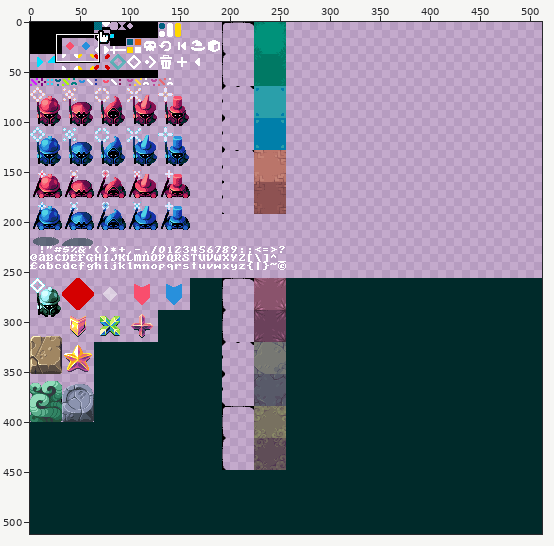
Sprite sheet -- static/png/atlas.png. Above: a wide view before the commit, with the close-up outlined.
Close-up. As it was:
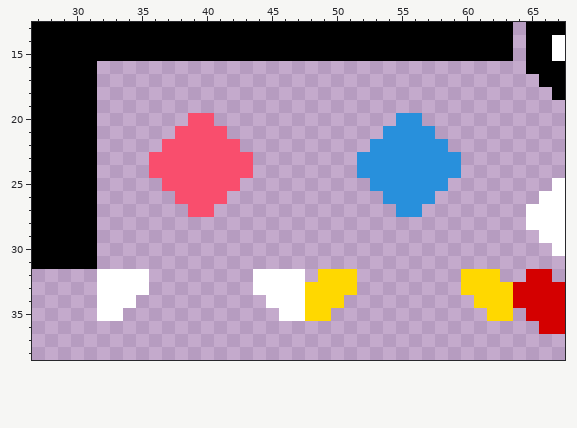
The file is 512x512 pixels. Colours within 5 levels of each other are drawn and written as one. Shown: x 27..67, y 13..38.
After the commit:
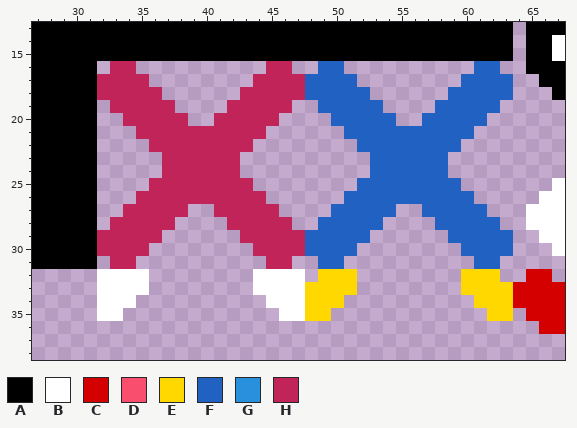
Palette (. is transparent): A #000000  B #ffffff  C #d40000  D #f94e6d  E #ffd800  F #2061c2  G #2890dc  H #c12458
Edits made:
@@ x 27..67 @@
 15 AAAAAAAAAAAAAAAAAAAAAAAAAAAAAAAAAAAAA.AAB
-16 AAAAA.................................AAA
-17 AAAAA..................................AA
-18 AAAAA...................................A
-19 AAAAA....................................
-20 AAAAA.......DD..............GG...........
-21 AAAAA......DDDD............GGGG..........
-22 AAAAA.....DDDDDD..........GGGGGG.........
-23 AAAAA....DDDDDDDD........GGGGGGGG........
-24 AAAAA....DDDDDDDD........GGGGGGGG........
-25 AAAAA.....DDDDDD..........GGGGGG........B
-26 AAAAA......DDDD............GGGG........BB
-27 AAAAA.......DD..............GG........BBB
-28 AAAAA.................................BBB
-29 AAAAA..................................BB
-30 AAAAA...................................B
-31 AAAAA....................................
+16 AAAAA.HH..........HH..FF..........FF..AAA
+17 AAAAAHHHH........HHHHFFFF........FFFF..AA
+18 AAAAAHHHHH......HHHHHFFFFF......FFFFF...A
+19 AAAAA.HHHHH....HHHHH..FFFFF....FFFFF.....
+20 AAAAA..HHHHH..HHHHH....FFFFF..FFFFF......
+21 AAAAA...HHHHHHHHHH......FFFFFFFFFF.......
+22 AAAAA....HHHHHHHH........FFFFFFFF........
+23 AAAAA.....HHHHHH..........FFFFFF.........
+24 AAAAA.....HHHHHH..........FFFFFF.........
+25 AAAAA....HHHHHHHH........FFFFFFFF.......B
+26 AAAAA...HHHHHHHHHH......FFFFFFFFFF.....BB
+27 AAAAA..HHHHH..HHHHH....FFFFF..FFFFF...BBB
+28 AAAAA.HHHHH....HHHHH..FFFFF....FFFFF..BBB
+29 AAAAAHHHHH......HHHHHFFFFF......FFFFF..BB
+30 AAAAAHHHH........HHHHFFFF........FFFF...B
+31 AAAAA.HH..........HH..FF..........FF.....
 32 .....BBBB........BBBB.EEE........EEE..CC.
Boxes around the changes in both close-ups, in picture pixels (x1, y1, x2, y2):
changed: (97, 61, 513, 269)
